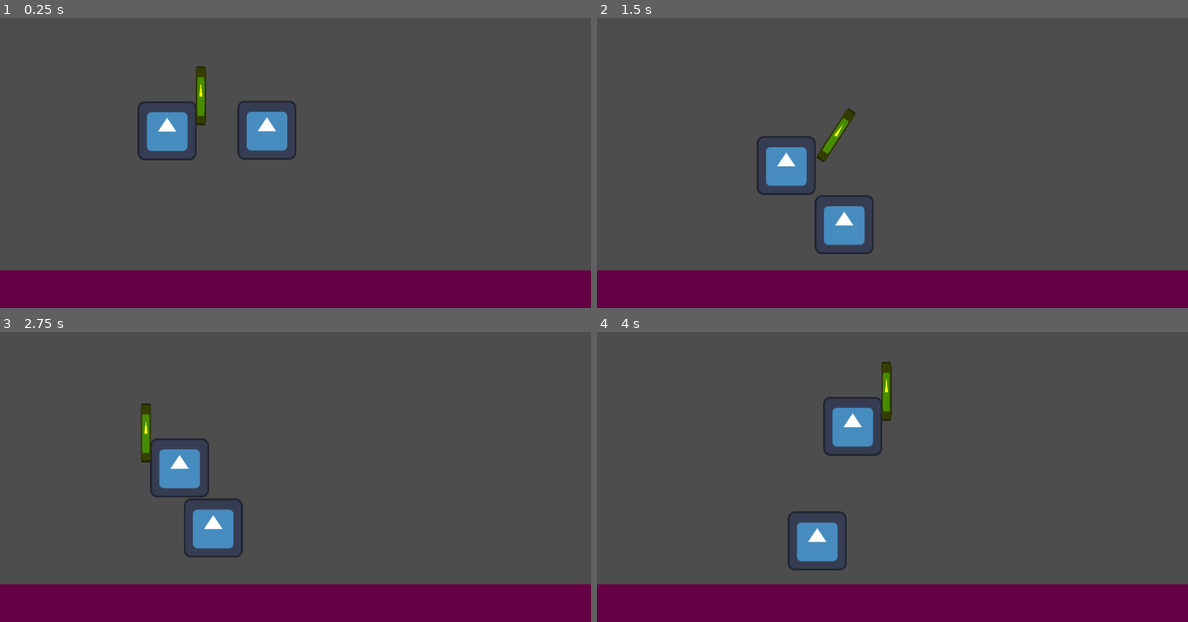
Above: before the commit, frames 1-4 (two rows, left to right).
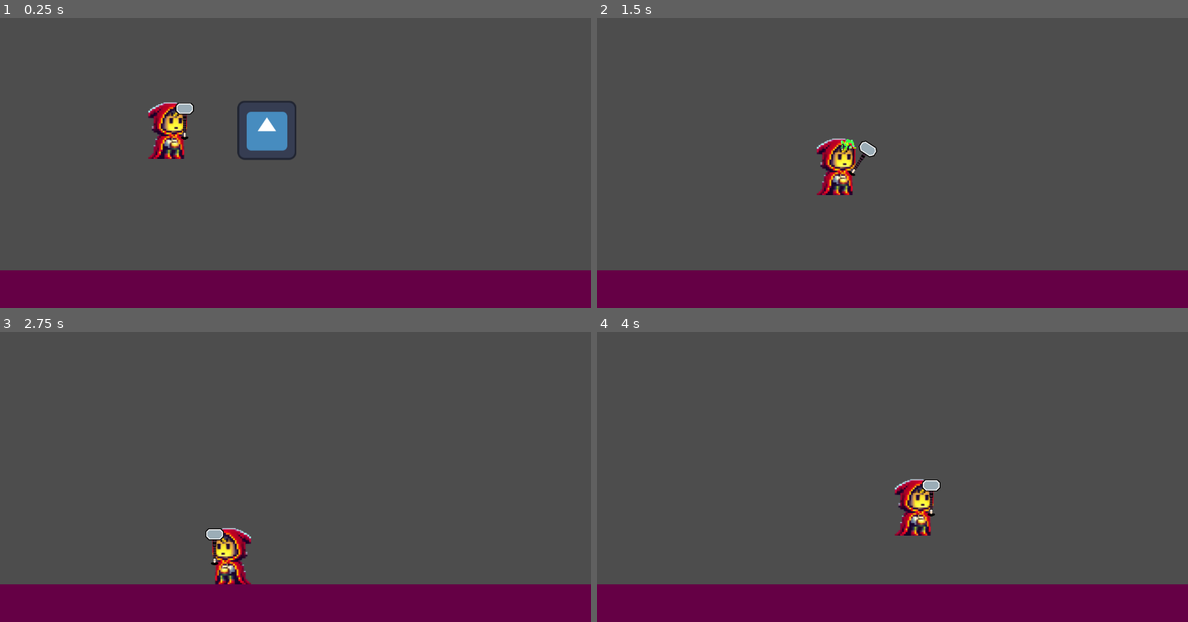
Above: after the commit, the same moments.

Repository: bjornarprytz/yggdrasil-prototype-1
Game: Godot game, scene res://main.tscn
The game is run twice, just before and just after one commit, with the same random seed, the same clock (stepped at 60 frames per second) and the same inputs. The engine's default icon, where the game draws it, is replaced by a stand-in: a white triangle on a blue panel in a dark square.
Inputs:
- Up to frame 1 (0.25 s): no input
- Up to frame 2 (1.5 s): hold F (attack_primary) 0.53-1.28 s; hold Right (move_right) from 0.53 s (still down); tap Space (jump) at 0.77 s; tap D (attack_secondary) at 1.35 s
- Up to frame 3 (2.75 s): tap Space (jump) at 1.52 s; release Right (move_right) at 2.03 s; hold Left (move_left) from 2.03 s (still down); hold S (special) from 2.03 s (still down)
- Up to frame 4 (4 s): release Left (move_left) at 2.78 s; release S (special) at 2.78 s; hold Right (move_right) from 2.78 s (still down); tap A (trinket) at 2.85 s; tap Space (jump) at 3.02, 3.77 s; hold F (attack_primary) from 3.53 s (still down)

The runs differ from the first frame. In frame 1, 1.9% of the frame differs, in the area x 23-35%, y 16-50%; in frame 2, 3.8%; in frame 3, 3.5%; in frame 4, 3.9%, in the area x 32-59%, y 10-83%.

Commit message:
player scene

Diff:
--- a/src/logic/action_handle.gd
+++ b/src/logic/action_handle.gd
@@ -16,6 +16,8 @@
 	if current_hit:
 		handle_hit.call(current_hit)
 	source.weapon.on_hit.connect(handle_hit)
+	source.weapon.show_danger()
 	await action.sequence.do_active_phase(source.weapon)
 	source.weapon.on_hit.disconnect(handle_hit)
+	source.weapon.hide_danger()
 	await action.sequence.do_winddown(source.weapon)
--- a/src/props/character.tscn
+++ b/src/props/character.tscn
@@ -1,14 +1,8 @@
-[gd_scene load_steps=6 format=3 uid="uid://dhqypdubpeb3x"]
+[gd_scene load_steps=4 format=3 uid="uid://dhqypdubpeb3x"]
 
 [ext_resource type="Script" uid="uid://b2ipfkkkekyi6" path="res://props/character.gd" id="1_r331f"]
 [ext_resource type="Texture2D" uid="uid://85p4vam34uiy" path="res://icon.svg" id="2_ix3j4"]
 [ext_resource type="PackedScene" uid="uid://it85cwmmvlo3" path="res://props/hitbox.tscn" id="3_5klfi"]
-
-[sub_resource type="RectangleShape2D" id="RectangleShape2D_5xqcc"]
-size = Vector2(126, 128)
-
-[sub_resource type="RectangleShape2D" id="RectangleShape2D_ix3j4"]
-size = Vector2(126, 128)
 
 [node name="Character" type="CharacterBody2D" node_paths=PackedStringArray("weapon")]
 script = ExtResource("1_r331f")
@@ -22,9 +16,3 @@
 
 [node name="Hitbox" parent="Visuals" node_paths=PackedStringArray("prop") instance=ExtResource("3_5klfi")]
 prop = NodePath("../..")
-
-[node name="Shape" type="CollisionShape2D" parent="Visuals/Hitbox"]
-shape = SubResource("RectangleShape2D_5xqcc")
-
-[node name="Shape" type="CollisionShape2D" parent="."]
-shape = SubResource("RectangleShape2D_ix3j4")
--- a/src/props/player.tscn
+++ b/src/props/player.tscn
@@ -1,12 +1,30 @@
-[gd_scene load_steps=4 format=3 uid="uid://dxaceu7wfglun"]
+[gd_scene load_steps=7 format=3 uid="uid://dxaceu7wfglun"]
 
 [ext_resource type="PackedScene" uid="uid://dhqypdubpeb3x" path="res://props/character.tscn" id="1_jstje"]
 [ext_resource type="Script" uid="uid://6gx434rjq1ox" path="res://props/player.gd" id="1_qytk2"]
 [ext_resource type="PackedScene" uid="uid://qa24xlt6b0xw" path="res://props/weapon.tscn" id="3_imvyu"]
+[ext_resource type="Texture2D" uid="uid://gkrp6gpskfpm" path="res://assets/img/character-normal.png" id="3_yesbc"]
+
+[sub_resource type="RectangleShape2D" id="RectangleShape2D_yesbc"]
+size = Vector2(84, 122)
+
+[sub_resource type="RectangleShape2D" id="RectangleShape2D_mnlph"]
+size = Vector2(84, 122)
 
 [node name="Character" node_paths=PackedStringArray("weapon") instance=ExtResource("1_jstje")]
 script = ExtResource("1_qytk2")
 weapon = NodePath("Visuals/Weapon")
 
+[node name="Sprite" parent="Visuals" index="0"]
+position = Vector2(-5.9604645e-08, -2)
+scale = Vector2(1.9375001, 1.96875)
+texture = ExtResource("3_yesbc")
+
+[node name="Shape" type="CollisionShape2D" parent="Visuals/Hitbox" index="0"]
+shape = SubResource("RectangleShape2D_yesbc")
+
 [node name="Weapon" parent="Visuals" index="2" instance=ExtResource("3_imvyu")]
-position = Vector2(73, -12)
+position = Vector2(38, 10)
+
+[node name="Shape" type="CollisionShape2D" parent="." index="1"]
+shape = SubResource("RectangleShape2D_mnlph")
--- a/src/props/weapon.gd
+++ b/src/props/weapon.gd
@@ -9,6 +9,7 @@
 var special_effect: Action = Action.new()
 
 @onready var my_hitbox: Hitbox = $Hitbox
+@onready var effects: CPUParticles2D = %Effects
 
 signal on_hit(hit_info: HitInfo)
 
@@ -19,6 +20,12 @@
 		if hit_info:
 			return hit_info
 	return null
+
+func show_danger():
+	effects.emitting = true
+
+func hide_danger():
+	effects.emitting = false
 
 func _on_hitbox_area_entered(area: Area2D) -> void:
 	var hit_info = _area_to_hit_info(area)
--- a/src/props/weapon.tscn
+++ b/src/props/weapon.tscn
@@ -1,27 +1,49 @@
-[gd_scene load_steps=5 format=3 uid="uid://qa24xlt6b0xw"]
+[gd_scene load_steps=6 format=3 uid="uid://qa24xlt6b0xw"]
 
 [ext_resource type="Script" uid="uid://b8mgjby16edha" path="res://props/weapon.gd" id="1_4tmq8"]
-[ext_resource type="Texture2D" uid="uid://85p4vam34uiy" path="res://icon.svg" id="2_c5fl3"]
+[ext_resource type="Texture2D" uid="uid://6hjbcyqshel5" path="res://assets/img/hammer.png" id="2_c5fl3"]
 [ext_resource type="PackedScene" uid="uid://it85cwmmvlo3" path="res://props/hitbox.tscn" id="2_yekhi"]
 
 [sub_resource type="CapsuleShape2D" id="CapsuleShape2D_c5fl3"]
-height = 128.0
+radius = 13.0
+height = 40.0
+
+[sub_resource type="Curve" id="Curve_c5fl3"]
+_limits = [-1.0, 1.0, 0.0, 1.0]
+_data = [Vector2(0, 1), 0.0, 0.0, 0, 0, Vector2(1, 1), 0.0, 0.0, 0, 0]
+point_count = 2
 
 [node name="Weapon" type="Node2D"]
 script = ExtResource("1_4tmq8")
 id = "Yeeeah"
 
 [node name="Sharp" type="Sprite2D" parent="."]
-modulate = Color(1, 1, 0, 1)
-position = Vector2(0, -64)
-scale = Vector2(0.171875, 1)
+position = Vector2(0, -31)
 texture = ExtResource("2_c5fl3")
 
 [node name="Hitbox" parent="." node_paths=PackedStringArray("prop") instance=ExtResource("2_yekhi")]
 prop = NodePath("..")
 
 [node name="Shape" type="CollisionShape2D" parent="Hitbox"]
-position = Vector2(0, -64)
+position = Vector2(0, -58)
+rotation = -1.5707964
 shape = SubResource("CapsuleShape2D_c5fl3")
 
+[node name="Effects" type="CPUParticles2D" parent="."]
+unique_name_in_owner = true
+position = Vector2(0, -58)
+emitting = false
+amount = 200
+lifetime = 0.15000000000000002
+emission_shape = 3
+emission_rect_extents = Vector2(15, 10)
+spread = 180.0
+gravity = Vector2(0, 0)
+scale_amount_min = 2.0
+scale_amount_max = 5.0
+color = Color(1, 1, 0, 1)
+hue_variation_min = -0.91
+hue_variation_max = -0.25
+hue_variation_curve = SubResource("Curve_c5fl3")
+
 [connection signal="area_entered" from="Hitbox" to="." method="_on_hitbox_area_entered"]
Binary file added: src/assets/img/character-normal.png
Not shown, added: src/assets/img/character-normal.png.import
Binary file added: src/assets/img/hammer.png
Not shown, added: src/assets/img/hammer.png.import
